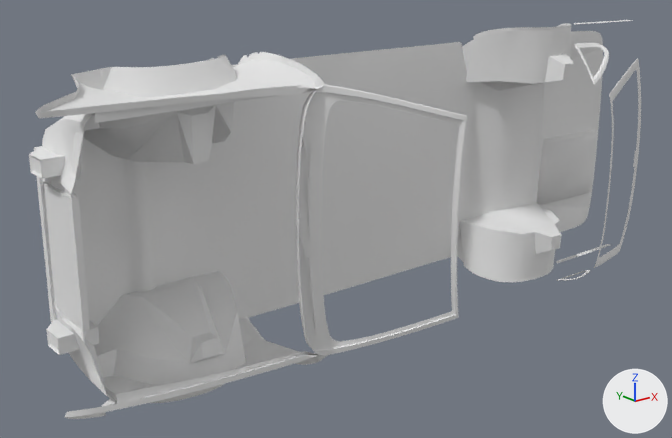
The OBJ model nissan cefiro/models/misc/car_floor.obj as it was, and as the next commit left it.
Both versions are drawn from a 50 mm lens placed at (-138.0, -165.9, 54.4), pointed at (-15.4, -12.7, -6.8). Arrows for +X, +Y and +Z are at lower right; the lights stay in place. Where no turn or scale is listed for an object, it has been applied to the vertices. Vertices at the same position are counted once.

Script lines for the objects in view, before the commit:
```python
mat_black = principled_material('black')
mat_black.base_color = (0.8, 0.8, 0.8)  # white #e7e7e7
mat_black.roughness = 1.0
me_misc_002 = bpy.data.meshes.new('misc_002')
me_misc_002.from_pydata(...)  # 2298 vertices, 3276 faces; spans x -84.0..86.0, y -45.0..-2.0, z -34.0..32.0
me_misc_002.materials.append(mat_black)  # white #e7e7e7
ob_misc_002 = bpy.data.objects.new('misc_002', me_misc_002)
ob_misc_002.location = (0.0, 0.0, 0.0)
```
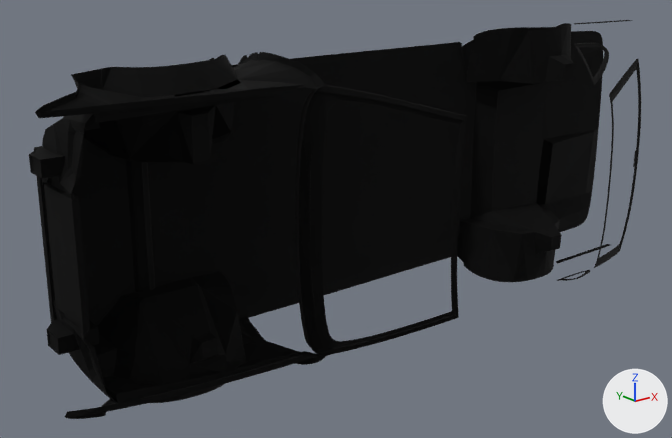
The edits, one by one:
Material 'black' (mat_black) changes colour from white #e7e7e7 to black #222222; in linear values from (0.8, 0.8, 0.8) to (0.0157, 0.0157, 0.0157).
In material 'black' (mat_black), metallic goes from 0.0 to 1.0.
me_misc_002 is used by ob_misc_002; location (0.0, 0.0, 0.0).
me_misc_002 had 2298 vertices, 3276 faces and spanned x -84.0..86.0, y -45.0..-2.0, z -34.0..32.0.
me_misc_002 now has 2069 vertices, 3272 faces and spans x -84.0..86.0, y -45.0..-2.0, z -34.0..32.0.
me_misc_002 part 1: 67 vertices moved within x -78.0..65.0, y -44.0..-6.0, z -33.0..31.0; 229 vertices removed from x -78.0..86.0, y -44.0..-2.0, z -33.0..31.0.

Location of each change, (x1, y1, x2, y2) in pixels of the pictures (672 x 438 px):
'misc_002', recoloured, surface changed (white to black)
    both: (29, 20, 641, 419)
part 1 of me_misc_002, cut back
    before: (42, 25, 640, 403)
    after: (42, 25, 640, 357)
